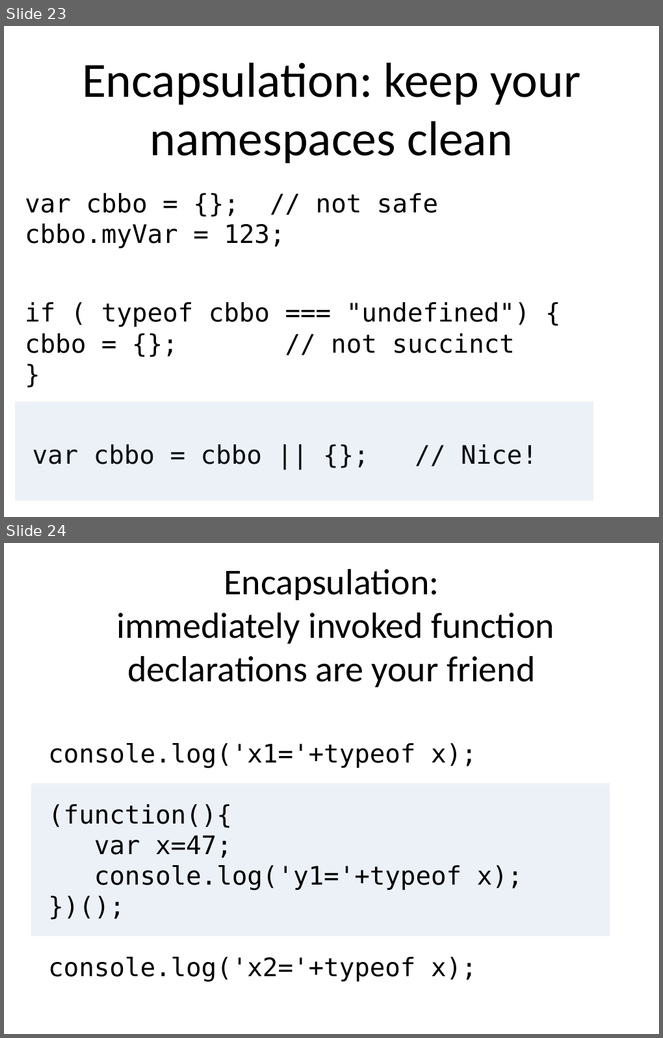
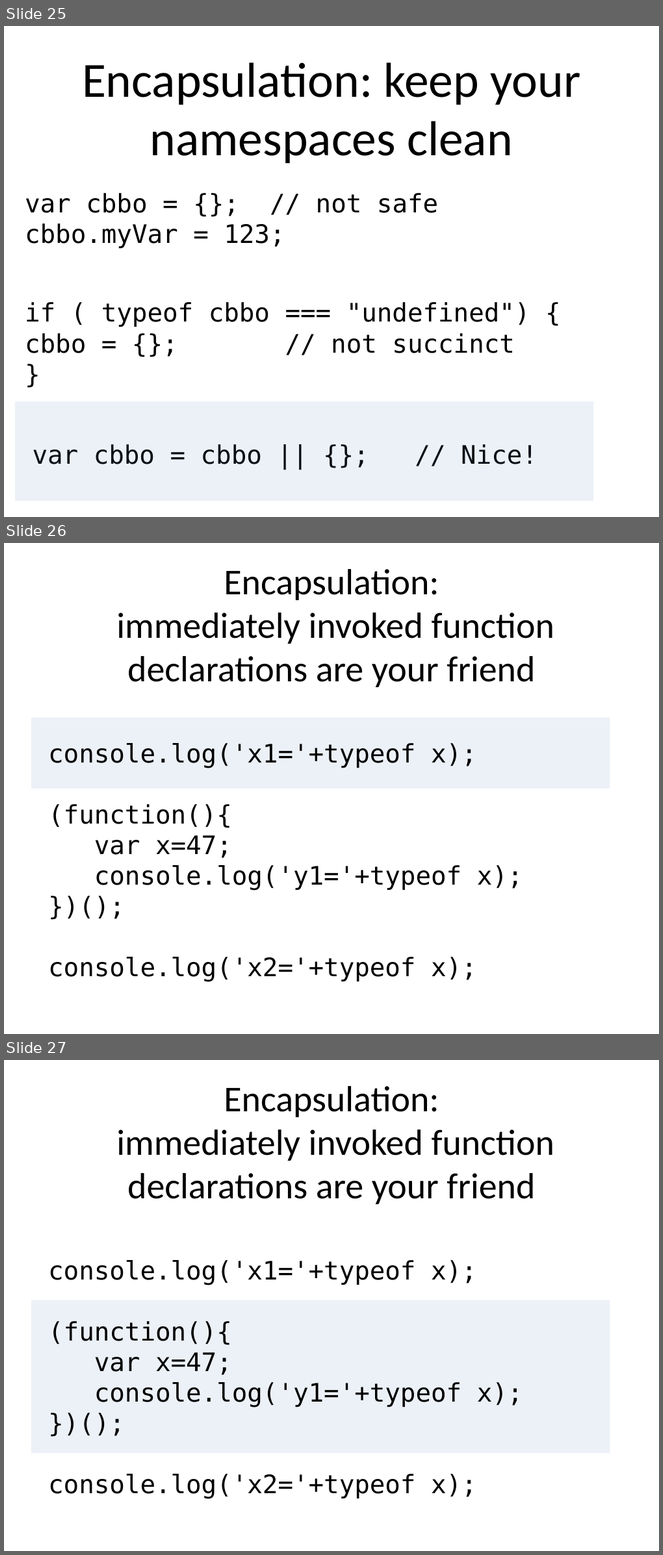
Before and after one commit to benralexander/lv, a slide deck: myD3_latest_c.ppt. Shown one above the other, each under a label of ours: slides 23 and 24 before the commit, slides 25, 26 and 27 after it. The pictures are 663x1038 and 663x1555 pixels, drawn with LibreOffice and Linux fonts; fonts in the diff are those of the drawing. Boxes give left, top, right and bottom in pixels: in the first picture for what was removed or moved away, otherwise in the second. Text is boxed around its words. In the diff, an @@ line names an element or a change of style, - is before the commit and + after.

```diff
--- a/myD3_latest_c.ppt
+++ b/myD3_latest_c.ppt
@@ slide 26 added at [4,543,659,1034], background #FFFFFF @@
@@ title added at [116,569,555,687], 40 pt, text #000000 @@
+Encapsulation:
+immediately invoked function declarations are your friend
@@ rectangle added at [31,718,610,789], fill #4F81BD at 10% opacity @@
@@ text added at [48,743,523,982], 28 pt, text #000000 @@
+console.log('x1='+typeof x);
+(function(){
+var x=47;
+console.log('y1='+typeof x);
+})();
+console.log('x2='+typeof x);
@@ what was slide 23 is now slide 25 @@
@@ what was slide 24 is now slide 27 @@
```
Also in this commit, not shown: 1 slide changed, 3 other slides added.
